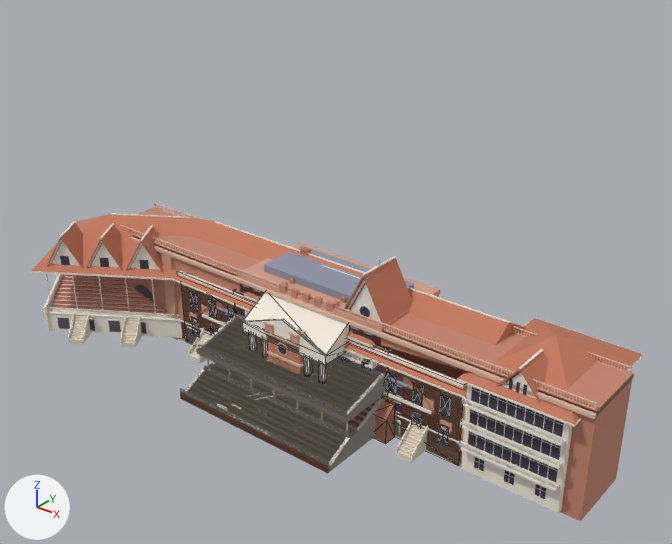
The glTF model assets/models/architecture/chester_stands_kit.glb as it was, and as the next commit left it.
Both versions are drawn from a 50 mm camera at (87.2, -101.4, 87.4) aimed at (-11.6, 22.2, 10.8). The lights are fixed; the arrows at lower left show +X, +Y and +Z. The first picture is the older version. Mesh edges are drawn as thin lines on the coarser meshes.

Objects in the first picture: 'chester_castle_range', 'chester_city_block', 'chester_county_stand', 'chester_grosvenor_bridge', 'chester_terrace_row', 'chester_wt_stand', 'chester_wt_stand_lantern', 'chester_wt_tower' and 7 more.
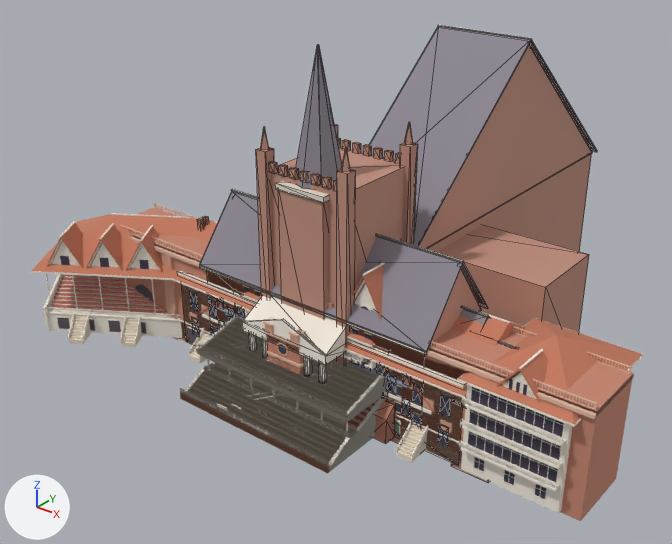
Pixel boxes [x1, y1, x2, y2] of what changed, in the pictures (672 x 544 px):
'chester_sky_cathedral', added
    after: [256, 25, 597, 365]
    faces in mat_ch_sky_stone (beige #bf8f7e): [256, 122, 592, 365]
    faces in mat_ch_roof (grey #8d8792): [369, 26, 597, 246]
    faces in mat_ch_wall (beige #c49483): [419, 44, 593, 249]
    faces in mat_ch_trim (white #f7efe2): [438, 25, 532, 40]
'chester_sky_town_hall', added
    after: [200, 45, 488, 444]
    faces in mat_ch_roof (grey #8d8792): [200, 191, 488, 352]
    faces in mat_ch_sky_stone (beige #bf8f7e): [278, 190, 328, 319]
    faces in mat_ch_sky_roof (grey #8d8792): [296, 45, 342, 189]
    faces in mat_ch_wall (beige #c49483): [430, 268, 482, 344]
    faces in mat_ch_trim (white #f7efe2): [200, 189, 464, 355]
'chester_sky_roofs', added (mostly hidden)
    after: [198, 218, 489, 483]
    faces in mat_ch_roof (grey #8d8792): [459, 308, 489, 324]
    faces in mat_ch_sky_brick (beige #c49483): [198, 218, 489, 483]
'chester_sky_roofs_b', added (mostly hidden)
    after: [202, 216, 516, 348]
'chester_city_block', unchanged, covered by the edit
    before: [238, 242, 440, 372]
    after: [240, 283, 381, 370]
'chester_wt_stand', unchanged, covered by the edit
    before: [180, 340, 353, 473]

What changed in the scene script:
```text
Add ob_chester_sky_roofs_b:
    ob_chester_sky_roofs_b = bpy.data.objects.new('chester_sky_roofs_b', me_chester_sky_roofs_b)  # 352 vertices, 528 faces; spans x -35.2..35.3, y 1.6..16.6, z -2.0..20.5; in mat_ch_sky_stone (beige #bf8f7e), mat_ch_sky_roof (grey #8d8792), mat_ch_sky_brick (beige #c49483), mat_ch_roof (grey #8d8792), mat_ch_wall (beige #c49483), mat_ch_trim (white #f7efe2)
    ob_chester_sky_roofs_b.location = (0.0, 0.0, 0.0)
Add ob_chester_sky_roofs:
    ob_chester_sky_roofs = bpy.data.objects.new('chester_sky_roofs', me_chester_sky_roofs)  # 316 vertices, 472 faces; spans x -35.2..35.3, y -0.2..16.6, z -2.0..20.5; in mat_ch_sky_stone (beige #bf8f7e), mat_ch_sky_roof (grey #8d8792), mat_ch_sky_brick (beige #c49483), mat_ch_roof (grey #8d8792), mat_ch_wall (beige #c49483), mat_ch_trim (white #f7efe2), mat_ch_sky_render (pale yellow #e7ddd0)
    ob_chester_sky_roofs.location = (0.0, 0.0, 0.0)
Add ob_chester_sky_town_hall:
    ob_chester_sky_town_hall = bpy.data.objects.new('chester_sky_town_hall', me_chester_sky_town_hall)  # 224 vertices, 340 faces; spans x -23.8..23.8, y -1.3..16.8, z -2.0..58.0; in mat_ch_sky_brick (beige #c49483), mat_ch_roof (grey #8d8792), mat_ch_wall (beige #c49483), mat_ch_trim (white #f7efe2), mat_ch_shade (dark grey #5d5660), mat_ch_sky_stone (beige #bf8f7e), mat_ch_sky_render (pale yellow #e7ddd0), mat_ch_sky_roof (grey #8d8792)
    ob_chester_sky_town_hall.location = (0.0, 0.0, 0.0)
Add ob_chester_sky_cathedral:
    ob_chester_sky_cathedral = bpy.data.objects.new('chester_sky_cathedral', me_chester_sky_cathedral)  # 268 vertices, 394 faces; spans x -30.0..30.0, y -1.0..86.8, z -2.0..52.5; in mat_ch_sky_stone (beige #bf8f7e), mat_ch_shade (dark grey #5d5660), mat_ch_roof (grey #8d8792), mat_ch_wall (beige #c49483), mat_ch_trim (white #f7efe2)
    ob_chester_sky_cathedral.location = (0.0, 0.0, 0.0)
```
